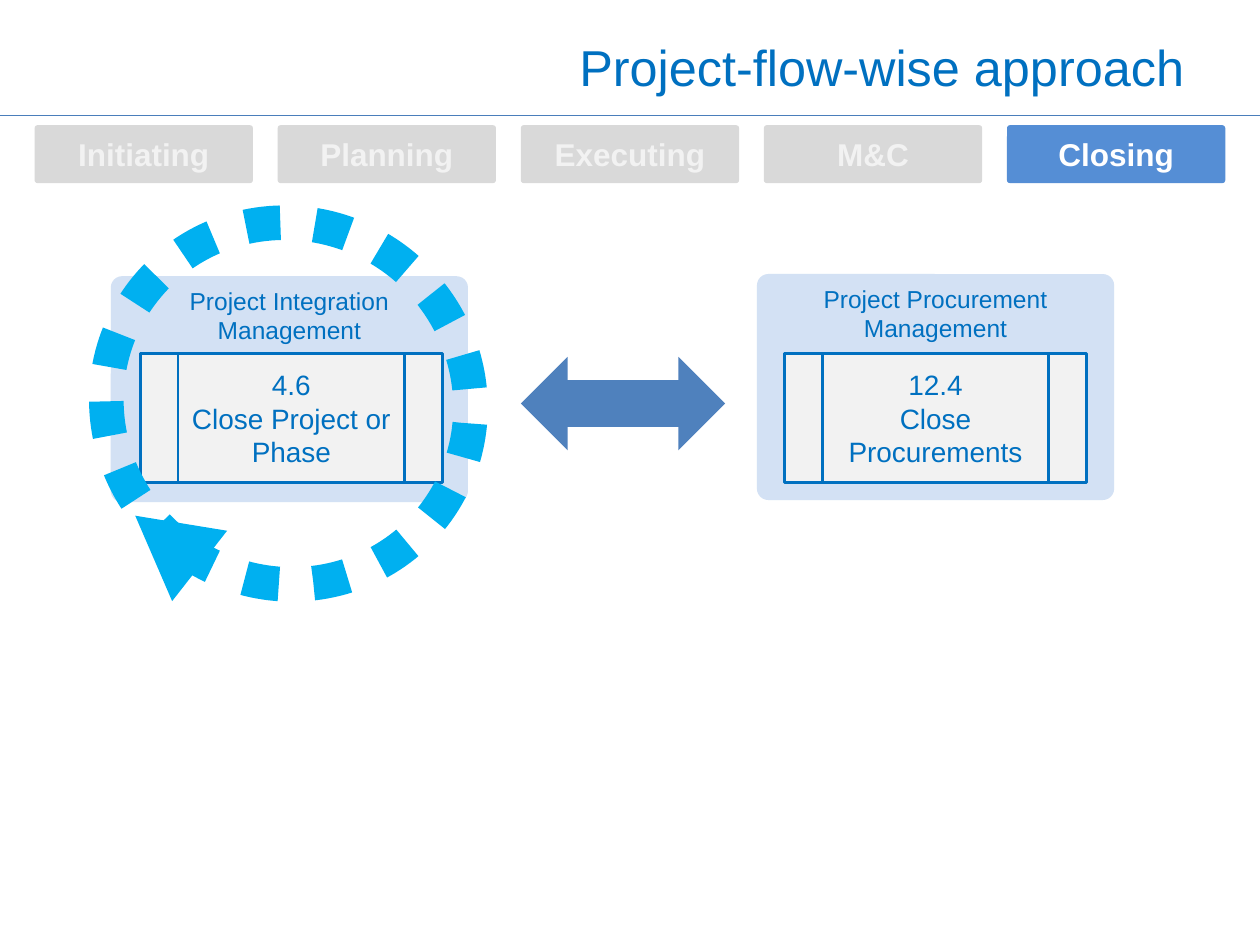
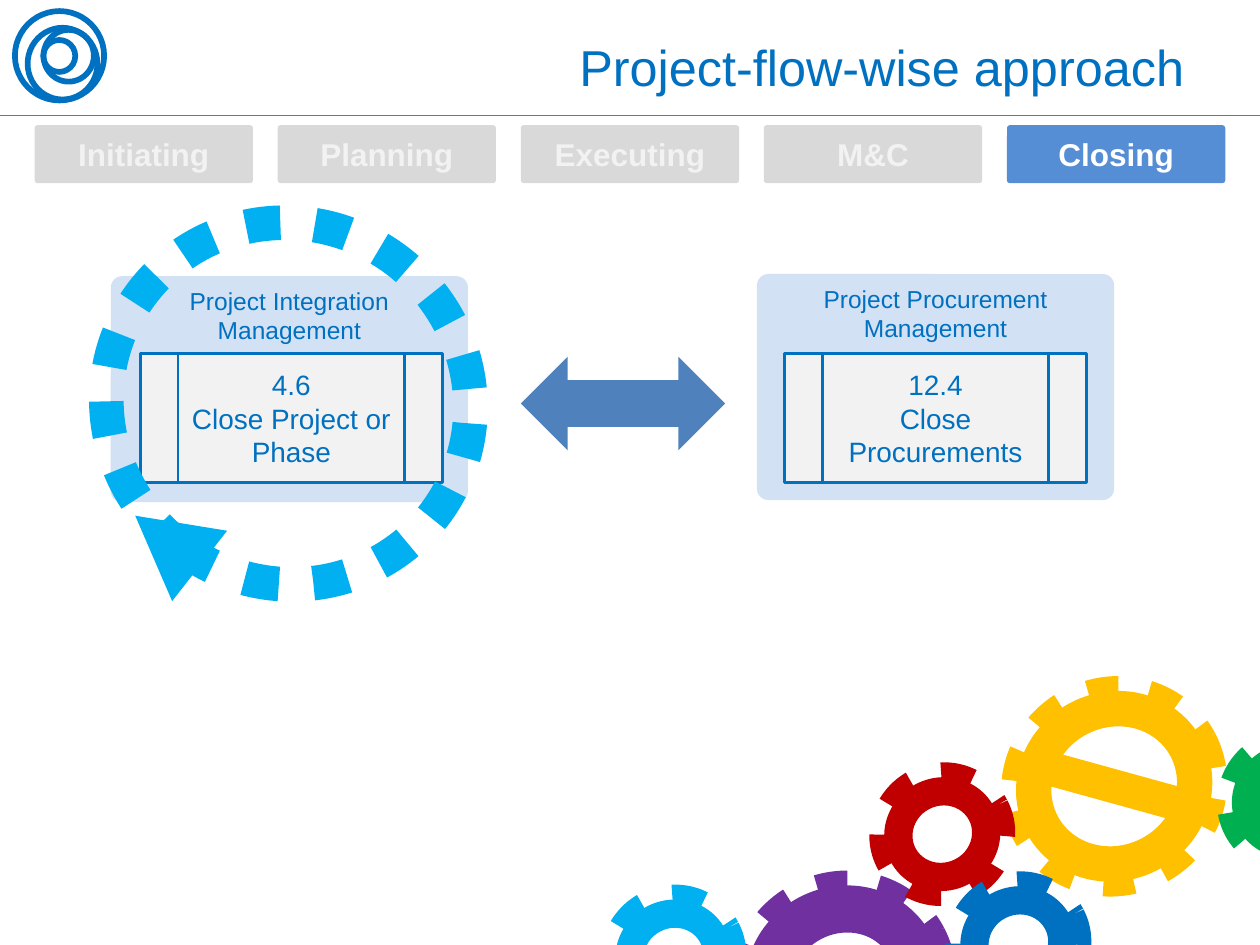
Before and after one commit to OleksiyRudenko/_under-development, a slide deck: slide 13 of PM.overview/PMBoK 5 Brief Overview -- Oleksiy Rudenko -- 150412.pptx. Drawn at 1260x945 pixels with LibreOffice and Linux fonts; fonts in the diff are those of the drawing. Boxes give left, top, right and bottom in pixels: in the first picture for what was removed or moved away, otherwise in the second. Text is boxed around its words. In the diff, an @@ line names an element or a change of style, - is before the commit and + after.

```diff
--- a/PM.overview/PMBoK 5 Brief Overview -- Oleksiy Rudenko -- 150412.pptx
+++ b/PM.overview/PMBoK 5 Brief Overview -- Oleksiy Rudenko -- 150412.pptx
@@ group added at <box>15,11,105,101</box>: 4 ellipses @@
@@ group added at <box>595,657,1260,945</box>: 6 ellipses, 5 donuts, 1 no-entry sign @@
```
Also in this commit, not shown: 15 other slides changed, 1 slide added, 1 slide removed, 1 other file.
